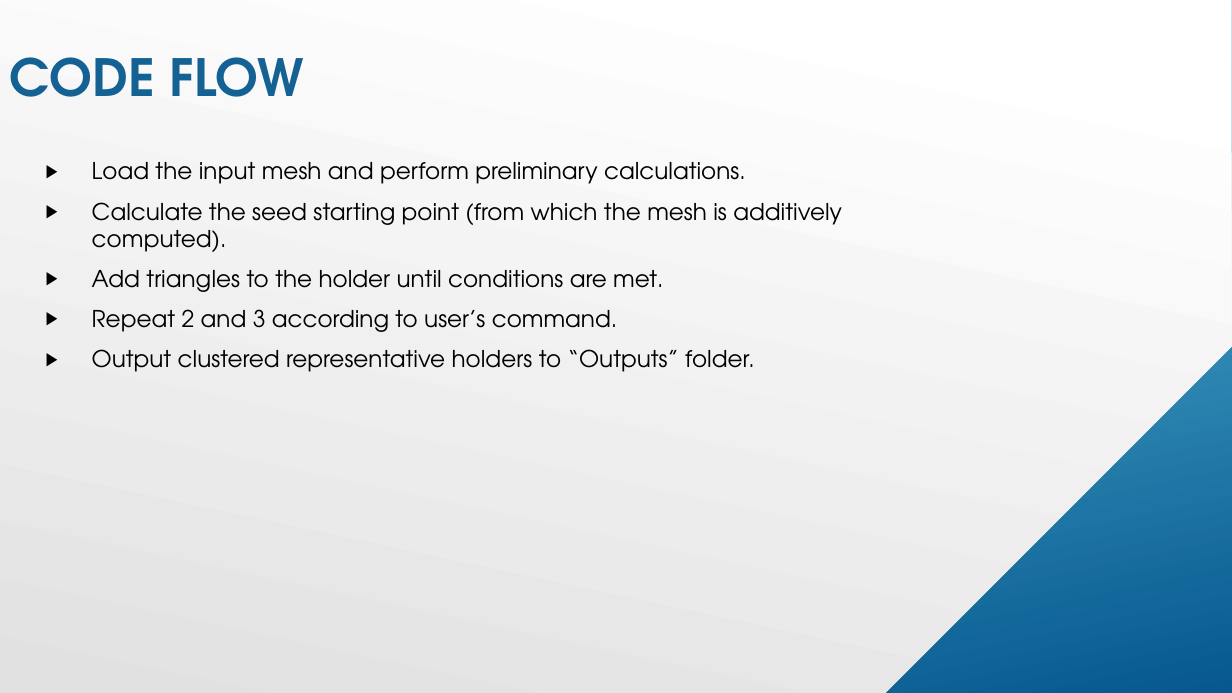
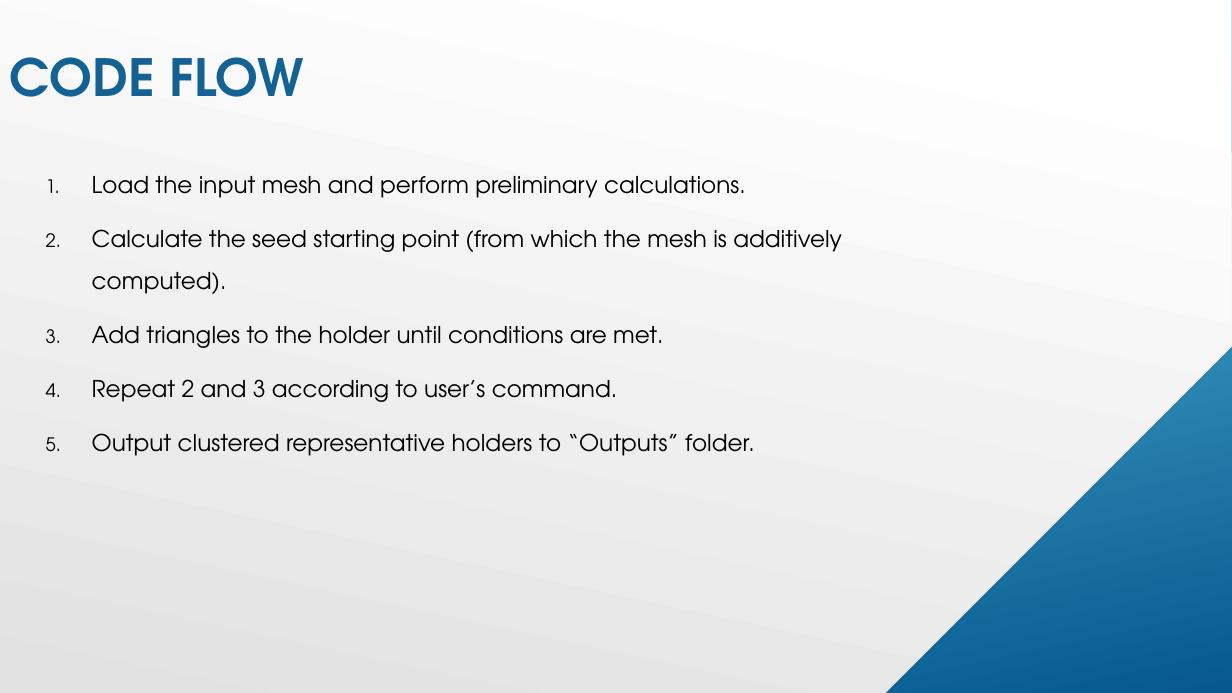
Before and after one commit to omlad93/auto-connect, a slide deck: slide 5 of presentation/AutoConnect.pptx. Drawn at 1232x693 pixels with LibreOffice and Linux fonts; fonts in the diff are those of the drawing. Boxes give left, top, right and bottom in pixels: in the first picture for what was removed or moved away, otherwise in the second. Text is boxed around its words. In the diff, an @@ line names an element or a change of style, - is before the commit and + after.

```diff
--- a/presentation/AutoConnect.pptx
+++ b/presentation/AutoConnect.pptx
@@ text "Load the input mesh and ..." at [92,176,842,456]: bullet ▶ to 1.; line spacing 1 to 1.5 @@
```
Also in this commit, not shown: 3 other slides changed, 2 slides added, 15 other files.
